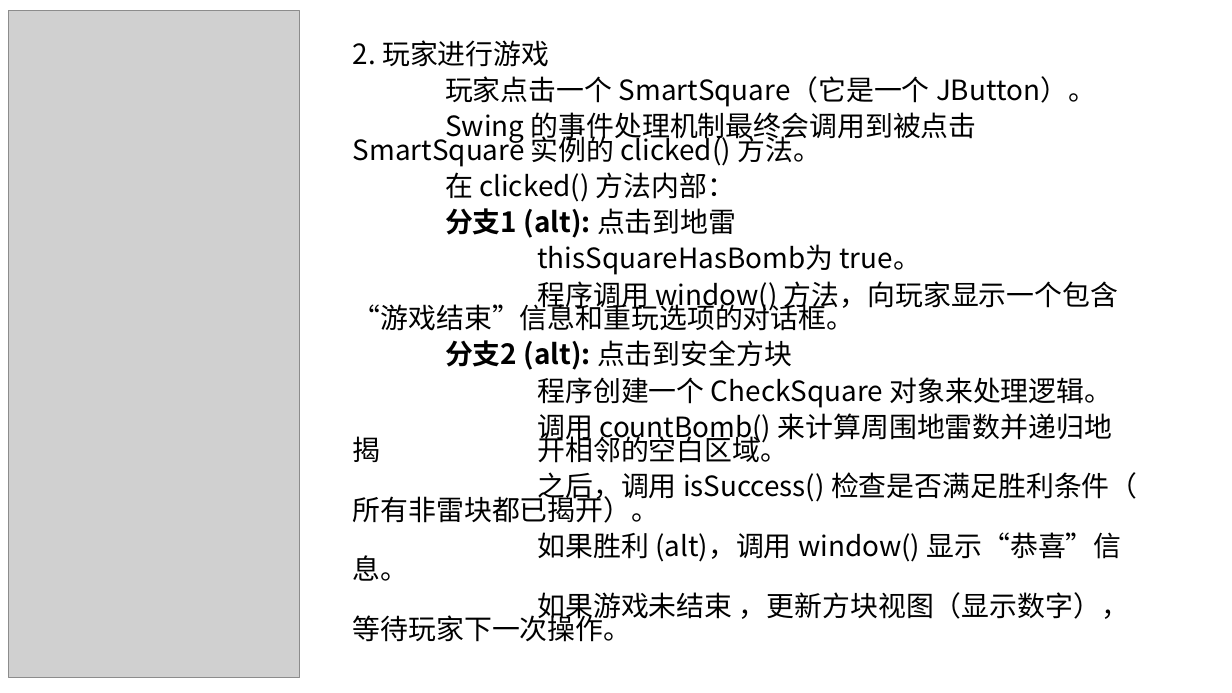
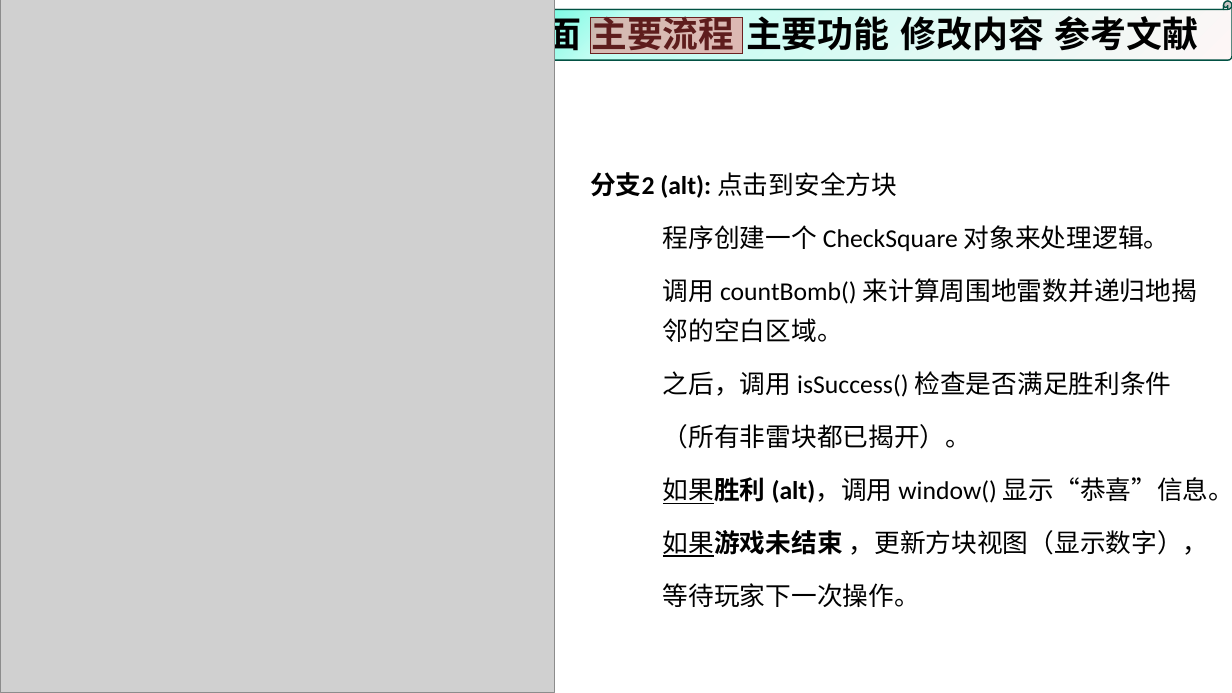
Before and after one commit to wzc506/mineswapper, a slide deck: slide 10 of uml.pptx (slide 31 before the commit). Drawn at 1232x693 pixels with LibreOffice and Linux fonts; fonts in the diff are those of the drawing; grey boxes stand for pictures; background and template pictures are left out. Boxes give left, top, right and bottom in pixels: in the first picture for what was removed or moved away, otherwise in the second. Text is boxed around its words. In the diff, an @@ line names an element or a change of style, - is before the commit and + after.

```diff
--- a/uml.pptx
+++ b/uml.pptx
@@ picture: place and size @@
-picture at bbox=[8, 11, 299, 678]
+picture at bbox=[0, 0, 555, 693]
@@ horizontal scroll added at bbox=[418, 1, 1232, 68], fill gradient #FFF6F6 to #C2FDF2 to #84FBE5 to #47F9D9, outline #035243 1 pt @@
@@ horizontal scroll added at bbox=[418, 1, 1232, 68], fill gradient #FFF6F6 to #C2FDF2 to #84FBE5 to #47F9D9, outline #035243 1 pt @@
@@ text added at bbox=[429, 6, 645, 59], 28 pt, text #000000, bold @@
+主要界面
@@ text added at bbox=[438, 11, 582, 57], 28 pt, text #000000, bold @@
+主要界面
@@ rectangle added at bbox=[591, 18, 742, 54], fill #F84D4D at 38% opacity, outline #6D2222 1 pt @@
@@ text added at bbox=[592, 11, 734, 57], 27.8 pt, text #000000, bold @@
+主要流程
@@ text added at bbox=[604, 11, 748, 57], 28 pt, text #000000, bold @@
+主要流程
@@ text added at bbox=[746, 16, 890, 51], 28 pt, text #000000, bold @@
+主要功能
@@ text added at bbox=[771, 16, 915, 51], 28 pt, text #000000, bold @@
+主要功能
@@ text added at bbox=[900, 16, 1044, 51], 28 pt, text #000000, bold @@
+修改内容
@@ text added at bbox=[937, 16, 1081, 51], 28 pt, text #000000, bold @@
+参考内容
@@ text added at bbox=[1055, 16, 1199, 51], 28 pt, text #000000, bold @@
+参考文献
@@ text at bbox=[353, 40, 1118, 331]: paragraphs removed @@
-2. 玩家进行游戏
-玩家点击一个 SmartSquare（它是一个 JButton）。
-Swing 的事件处理机制最终会调用到被点击SmartSquare 实例的 clicked() 方法。
-在 clicked() 方法内部：
-分支1 (alt): 点击到地雷
-thisSquareHasBomb为 true。
-程序调用 window() 方法，向玩家显示一个包含 “游戏结束”信息和重玩选项的对话框。
@@ text "分支2 (alt): 点击到安全方块": place and size @@
-text "分支2 (alt): 点击到安全方块" at bbox=[353, 40, 1138, 642]
+text "分支2 (alt): 点击到安全方块" at bbox=[590, 172, 1232, 607]
@@ text at bbox=[590, 172, 1232, 504]: size 21.7 to 20 pt, font Noto Sans CJK SC to Calibri in "分支2 (alt): 点击到安全方块", "程序创建一个 CheckSquare 对象来处理逻辑。", "调用 countBomb() 来计算周围地雷数并递归地揭 开相邻的空白区域。", "如果胜利 (alt)，调用 window() 显示“恭喜”信息。"; bold on in "如果胜利 (alt)，调用"; underline on in "如果胜利"; line spacing 0.7 to 1.3; indent changed @@
@@ text at bbox=[663, 371, 1172, 449]: text changed; size 21.7 to 20 pt; font Noto Sans CJK SC to Calibri @@
-之后，调用 isSuccess() 检查是否满足胜利条件（ 所有非雷块都已揭开）。
+之后，调用 isSuccess() 检查是否满足胜利条件
+（所有非雷块都已揭开）。
@@ text at bbox=[663, 530, 1209, 607]: text changed; size 21.7 to 20 pt; font Noto Sans CJK SC to Calibri @@
-如果游戏未结束 ，更新方块视图（显示数字）， 等待玩家下一次操作。
+如果游戏未结束 ，更新方块视图（显示数字），
+等待玩家下一次操作。
```
Also in this commit, not shown: 28 other slides changed, 18 slides added, 5 slides removed, 26 other files.
